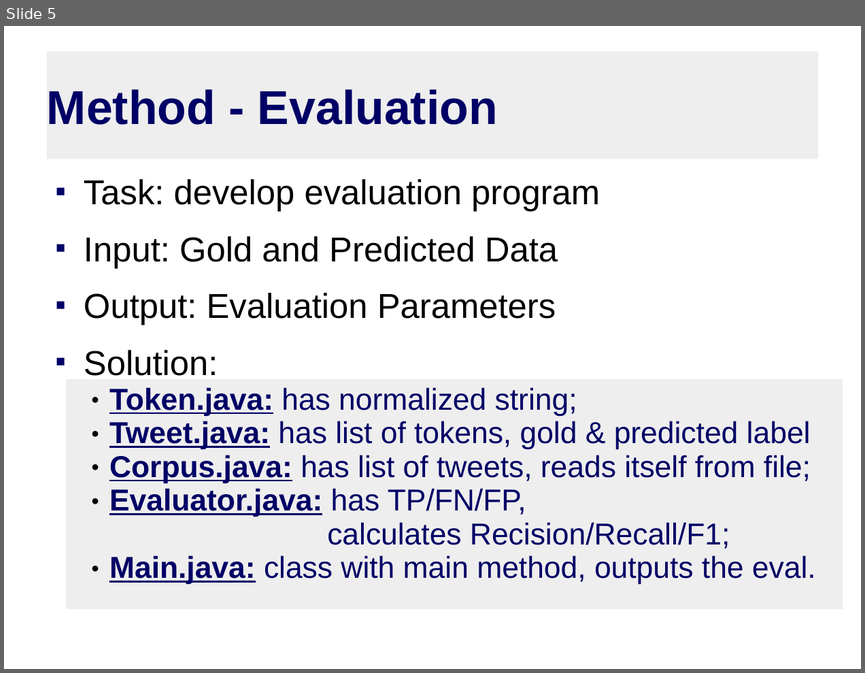
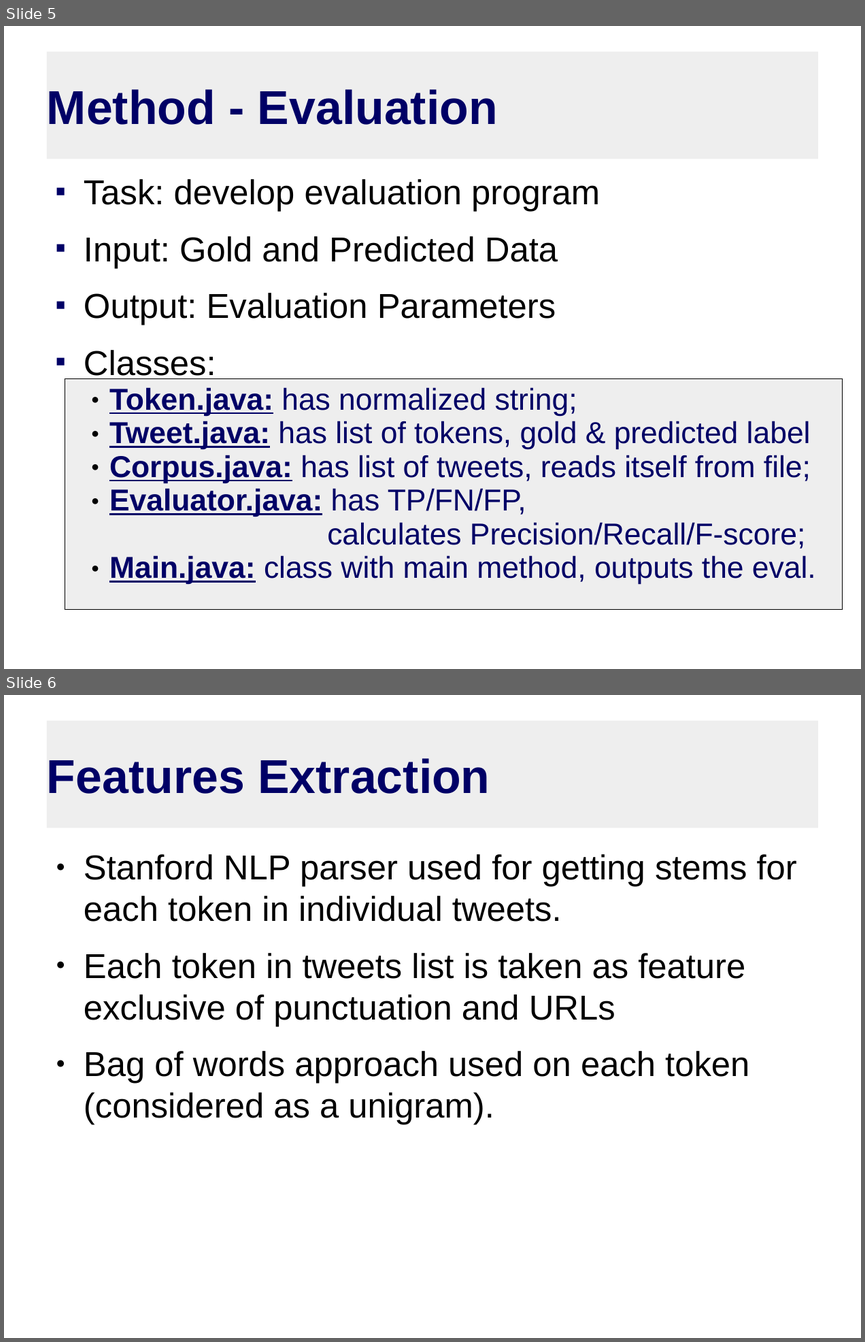
Before and after one commit to theconsummate/twitter-emotion-mining, a slide deck: PresentationTeamLab.odp. Shown one above the other, each under a label of ours: slide 5 before the commit, slides 5 and 6 after it. The pictures are 865x673 and 865x1342 pixels, drawn with LibreOffice and Linux fonts; fonts in the diff are those of the drawing. Boxes give left, top, right and bottom in pixels: in the first picture for what was removed or moved away, otherwise in the second. Text is boxed around its words. In the diff, an @@ line names an element or a change of style, - is before the commit and + after.

```diff
--- a/PresentationTeamLab.odp
+++ b/PresentationTeamLab.odp
@@ slide 6 added at (4, 695, 861, 1338), background #FFFFFF @@
@@ title added at (47, 721, 818, 828), fill #EEEEEE, 44 pt, text #000066, bold @@
+Features Extraction
@@ text added at (84, 854, 797, 1125), 32 pt, text #000000 @@
+● Stanford NLP parser used for getting stems for each token in individual tweets.
+● Each token in tweets list is taken as feature exclusive of punctuation and URLs
+● Bag of words approach used on each token (considered as a unigram).
@@ slide 5 changed as well @@
@@ text at (84, 350, 216, 379): text changed @@
-■ Solution:
+■ Classes:
@@ table at (65, 378, 843, 609) @@
-row 1, column 1: Token.java: has normalized string; / Tweet.java: has list of tokens, gold & predicted label / Corpus.java: has list of tweets, reads itself from file; / Evaluator.java: has TP/FN/FP, calculates Recision/Recall/F1; / Main.java: class with main method, outputs the eval.
+row 1, column 1: Token.java: has normalized string; / Tweet.java: has list of tokens, gold & predicted label / Corpus.java: has list of tweets, reads itself from file; / Evaluator.java: has TP/FN/FP, calculates Precision/Recall/F-score; / Main.java: class with main method, outputs the eval.
@@ borders changed @@
```
Also in this commit, not shown: 7 other slides changed, 1 other slide added, 2 slides removed.
